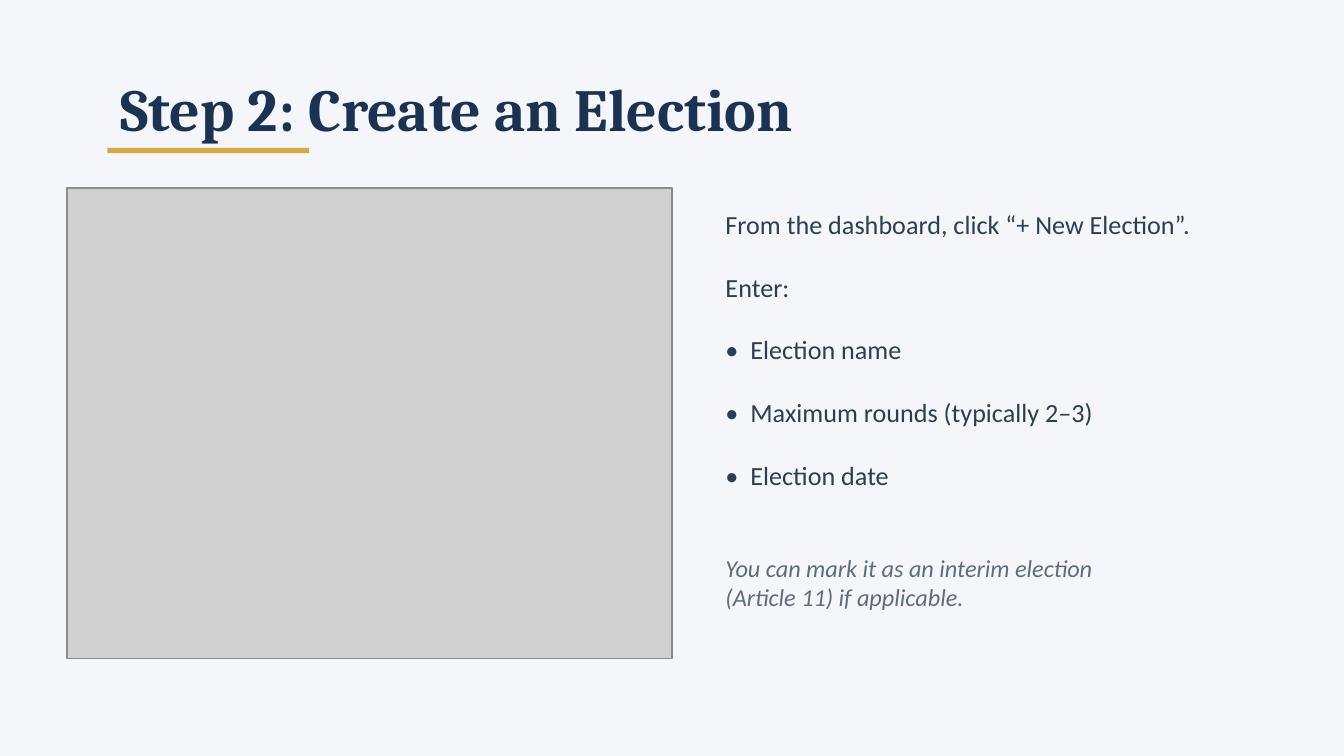
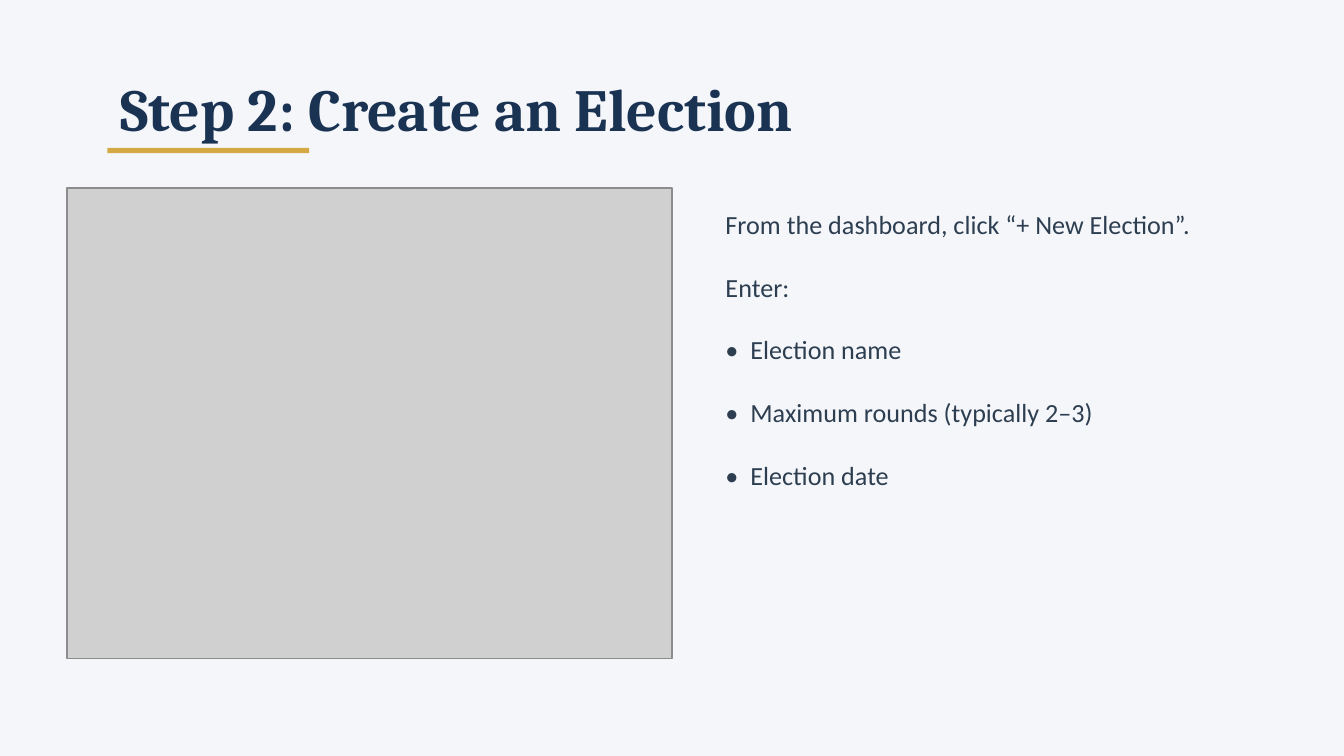
Before and after one commit to jdemooijau/frca_election_app, a slide deck: slide 5 of voting-app/docs/FRCA_Election_App_Training.pptx. Drawn at 1344x756 pixels with LibreOffice and Linux fonts; fonts in the diff are those of the drawing; grey boxes stand for pictures. Boxes give left, top, right and bottom in pixels: in the first picture for what was removed or moved away, otherwise in the second. Text is boxed around its words. In the diff, an @@ line names an element or a change of style, - is before the commit and + after.

Commit message:
Regenerate USER_GUIDE.docx and PPTX decks from refreshed screenshots
- USER_GUIDE.docx rebuilt via mdconverter (pandoc) from the updated
  USER_GUIDE.md, with all 12 embedded screenshots.
- 23_code_slips.png and 24_paper_ballot.png re-captured against a fresh
  demo election (the images used by create_pptx.js).
- FRCA_Election_App_Training.pptx and FRCA_Election_App_Proposal.pptx
  rebuilt from the current screenshots/ contents.

```diff
--- a/voting-app/docs/FRCA_Election_App_Training.pptx
+++ b/voting-app/docs/FRCA_Election_App_Training.pptx
@@ text at <box>725,560,1092,610</box>: paragraphs removed @@
-You can mark it as an interim election
-(Article 11) if applicable.
```
Also in this commit, not shown: 4 other files.
